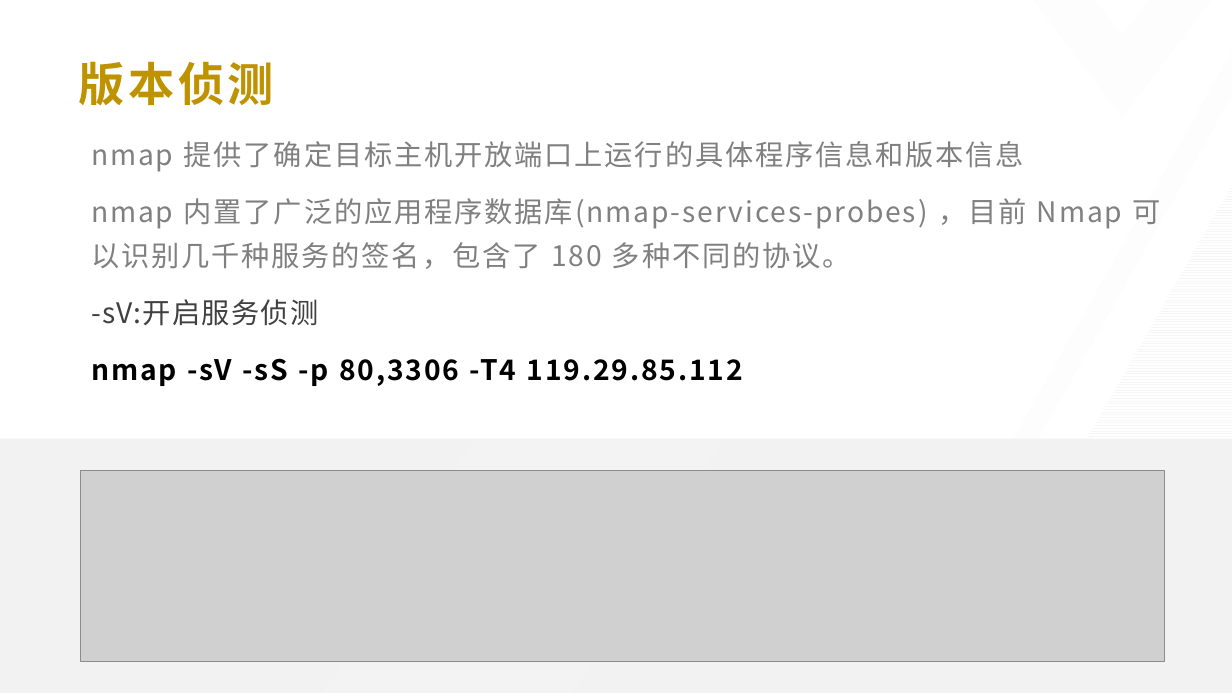
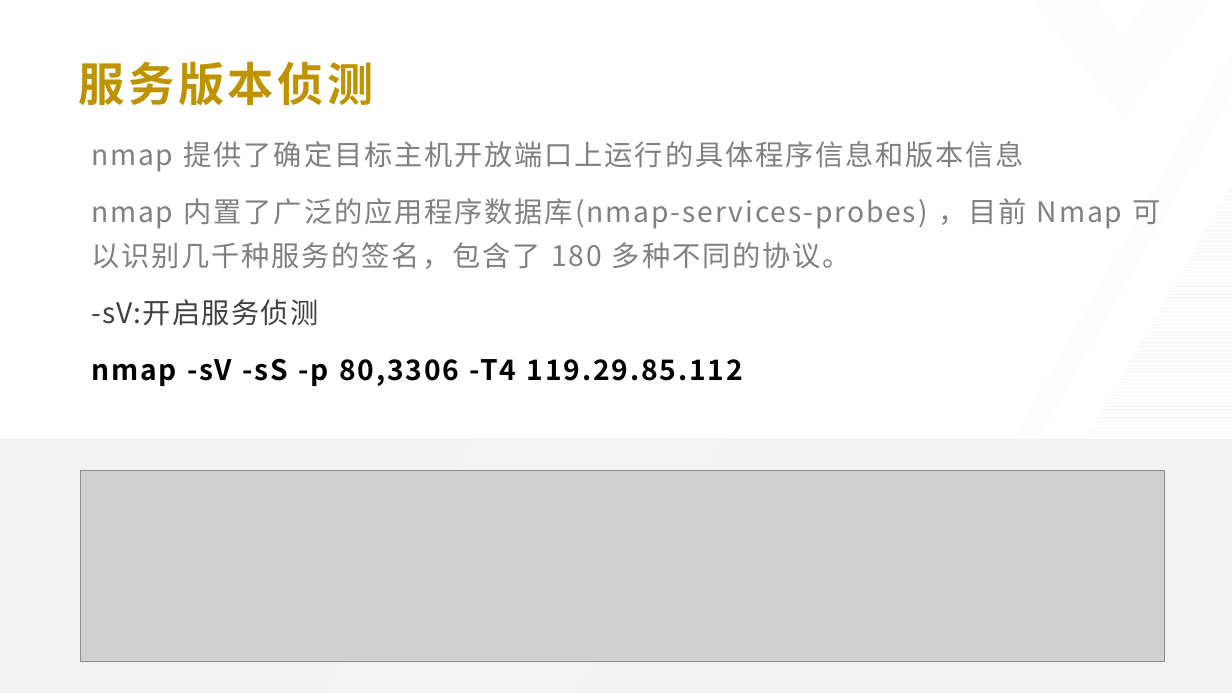
Before and after one commit to gakkiyomi/program-career-log, a slide deck: slide 15 of ppt/NMAP.pptx. Drawn at 1232x693 pixels with LibreOffice and Linux fonts; fonts in the diff are those of the drawing; grey boxes stand for pictures. Boxes give left, top, right and bottom in pixels: in the first picture for what was removed or moved away, otherwise in the second. Text is boxed around its words. In the diff, an @@ line names an element or a change of style, - is before the commit and + after.

```diff
--- a/ppt/NMAP.pptx
+++ b/ppt/NMAP.pptx
@@ text at <box>78,61,374,106</box>: text changed @@
-版本侦测
+服务版本侦测
```
Also in this commit, not shown: 7 other slides changed.
